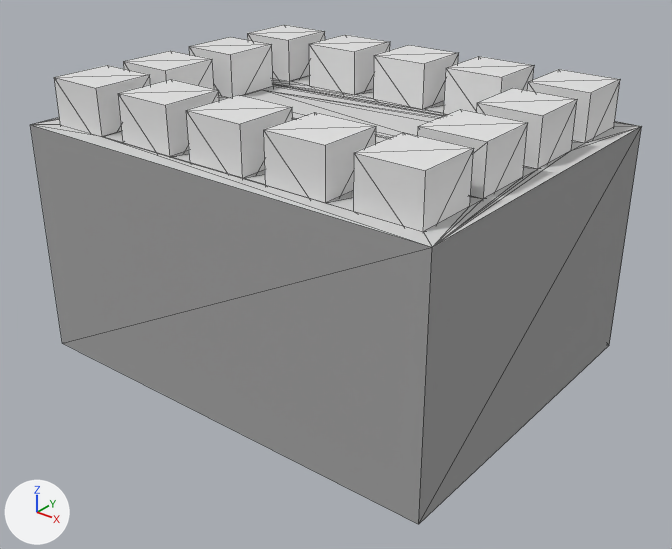
The glTF model theroom/models/restaurant/buffet.gltf: old version first, new version second.
The view is the same before and after, from a 50 mm lens placed at (1.85, -2.33, 1.73), pointed at (0.05, -0.08, 0.33). The axes (+X, +Y, +Z) are drawn at lower left. The lights are the same throughout. Mesh edges are drawn as thin lines. Where no turn or scale is listed for an object, it has been applied to the vertices.
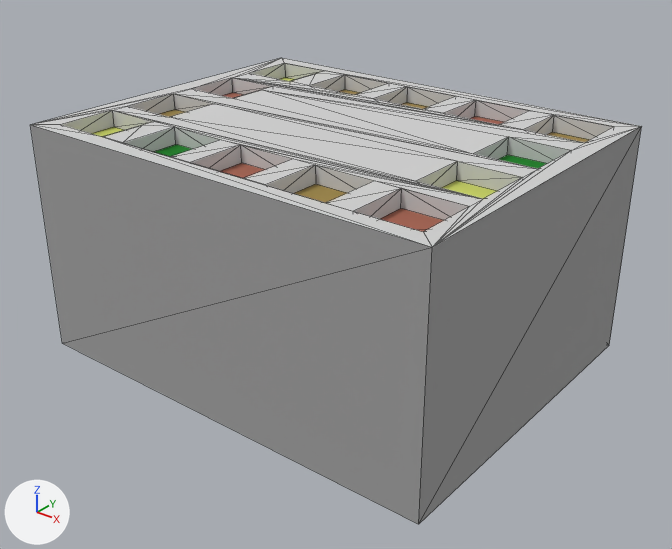
The newer file is also rescaled (x1.775), turned or shifted as a whole; pictures and numbers use the older file's frame.

Boxes (x1, y1, x2, y2) around the edits, measured in the pictures (672 x 549 px):
'Cube.009', deleted: before (54, 25, 620, 232)

Edits to the bpy script that builds the scene:
```text
Remove ob_cube_009:
    ob_cube_009 = bpy.data.objects.new('Cube.009', me_cube_001)
    ob_cube_009.location = (0.61, -0.188, 0.884)
```
